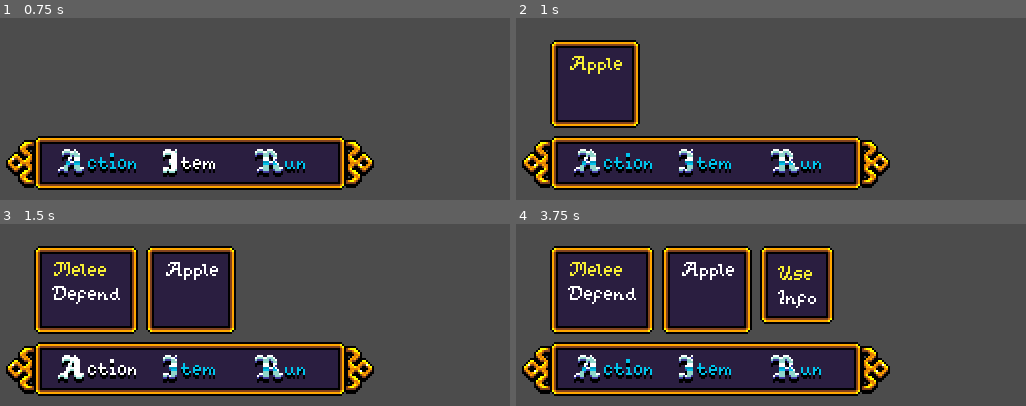
Above: before the commit, frames 1-4 (two rows, left to right).
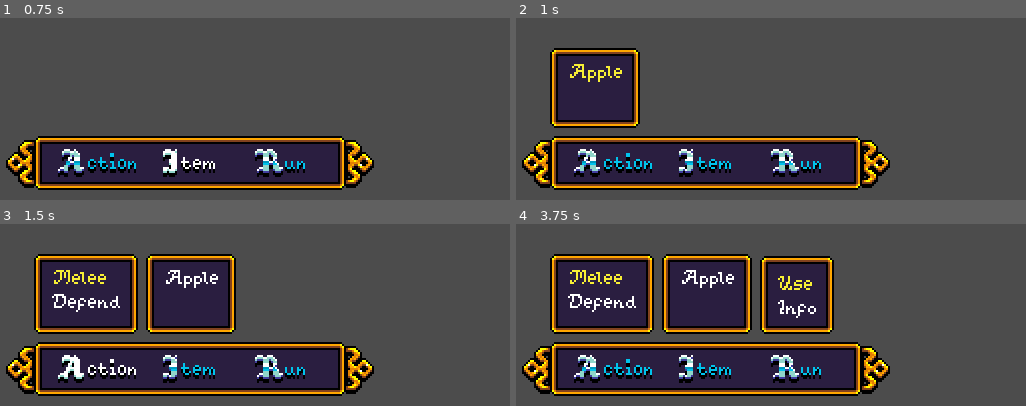
Above: after the commit, the same moments.

Repository: apiotrowski255/westwick
Game: Godot game, scene res://UI/BattleMenuManager.tscn
Same seed, same stepped clock (60 frames per second), same inputs: the game is played once before the commit and once after it. This scene is started directly instead of the project's main scene.
Inputs (mouse positions are in pixels of both pictures, inside the frame that each line leads up to):
- Up to frame 1 (0.75 s): tap Enter (ui_accept) at 0.5 s; hold Right (ui_right) from 0.53 s (still down)
- Up to frame 2 (1 s): keep holding Right (ui_right); tap Enter (ui_accept) at 0.77 s
- Up to frame 3 (1.5 s): release Right (ui_right) at 1.25 s; click (96, 369) at 1.25 s
- Up to frame 4 (3.75 s): click (704, 369) at 2 s; click (796, 369) at 2.75 s; click "Melee" at 3.5 s

Frame 1 is identical in both runs. In frame 2, 1.9% of the frame differs, in the area x 6-25%, y 12-36%; in frame 3, 4.7%; in frame 4, 8.1%, in the area x 6-63%, y 12-61%.

Commit message:
adding info menu

Diff:
--- a/BattleActions/BattleAction.gd
+++ b/BattleActions/BattleAction.gd
@@ -2,3 +2,4 @@
 class_name BattleAction
 
 export(String) var name := ""
+export(String, MULTILINE) var description := ""
--- a/BattleActions/DefendBattleAction.tres
+++ b/BattleActions/DefendBattleAction.tres
@@ -5,3 +5,4 @@
 [resource]
 script = ExtResource( 1 )
 name = "Defend"
+description = "Take half damage."
--- a/BattleActions/MeleeBattleAction.tres
+++ b/BattleActions/MeleeBattleAction.tres
@@ -5,5 +5,6 @@
 [resource]
 script = ExtResource( 1 )
 name = "Melee"
+description = "A basic melee attack."
 type = 0
 damage = 5
--- a/BattleActions/RunBattleAction.tres
+++ b/BattleActions/RunBattleAction.tres
@@ -5,3 +5,4 @@
 [resource]
 script = ExtResource( 1 )
 name = "Run"
+description = "Run from battle."
--- a/UI/BattleMenuManager.gd
+++ b/UI/BattleMenuManager.gd
@@ -4,10 +4,13 @@
 
 var uiStack := UIStack.new()
 
+var selected_resource : Resource
+
 onready var battle_menu: HBoxContainer = $"%BattleMenu"
 onready var action_list: PanelContainer = $"%ActionList"
 onready var item_list: PanelContainer = $"%ItemList"
 onready var context_menu: PanelContainer = $"%ContextMenu"
+onready var info_menu: PanelContainer = $"%InfoMenu"
 
 func _ready() -> void:
 	action_list.fill(elizabethStats.battle_actions)
@@ -30,15 +33,17 @@
 
 func _on_ActionList_resource_selected(resource : BattleAction) -> void:
 	uiStack.push(context_menu)
-	print(resource.name)
+	selected_resource = resource
 
 func _on_ItemList_resource_selected(resource : Item) -> void:
 	uiStack.push(context_menu)
-	print(resource.name)
+	selected_resource = resource
 
 func _on_ContextMenu_option_selected(option : int) -> void:
 	match option:
 		ContextMenu.USE:
 			print("use")
 		ContextMenu.INFO:
-			print("info")
+			if selected_resource is Item or selected_resource is BattleAction:
+				info_menu.text = selected_resource.description
+				uiStack.push(info_menu)
--- a/UI/BattleMenuManager.tscn
+++ b/UI/BattleMenuManager.tscn
@@ -1,9 +1,10 @@
-[gd_scene load_steps=5 format=2]
+[gd_scene load_steps=6 format=2]
 
 [ext_resource path="res://UI/BattleMenuManager.gd" type="Script" id=1]
 [ext_resource path="res://UI/BattleMenu.tscn" type="PackedScene" id=2]
 [ext_resource path="res://UI/ScrollList.tscn" type="PackedScene" id=3]
 [ext_resource path="res://UI/ContextMenu.tscn" type="PackedScene" id=4]
+[ext_resource path="res://UI/InfoMenu.tscn" type="PackedScene" id=5]
 
 [node name="BattleMenuManager" type="Control"]
 anchor_right = 1.0
@@ -28,19 +29,26 @@
 visible = false
 margin_right = 18.0
 margin_bottom = 44.0
+size_flags_vertical = 8
 
 [node name="ItemList" parent="BattleMenu/SubmenuPosition/MenuContainer" instance=ExtResource( 3 )]
 unique_name_in_owner = true
 visible = false
 margin_right = 18.0
 margin_bottom = 44.0
+size_flags_vertical = 8
 
 [node name="ContextMenu" parent="BattleMenu/SubmenuPosition/MenuContainer" instance=ExtResource( 4 )]
 unique_name_in_owner = true
 visible = false
 margin_right = 37.0
 margin_bottom = 44.0
-size_flags_vertical = 0
+size_flags_vertical = 8
+
+[node name="InfoMenu" parent="BattleMenu/SubmenuPosition/MenuContainer" instance=ExtResource( 5 )]
+unique_name_in_owner = true
+visible = false
+margin_bottom = 44.0
 
 [connection signal="menu_option_selected" from="BattleMenu" to="." method="_on_BattleMenu_menu_option_selected"]
 [connection signal="resource_selected" from="BattleMenu/SubmenuPosition/MenuContainer/ActionList" to="." method="_on_ActionList_resource_selected"]
--- /dev/null
+++ b/UI/InfoMenu.gd
@@ -0,0 +1,9 @@
+extends PanelContainer
+
+onready var rich_text_label: RichTextLabel = $"%RichTextLabel"
+
+var text := "" setget set_text
+
+func set_text(value: String) -> void:
+	text = value
+	rich_text_label.text = text
--- /dev/null
+++ b/UI/InfoMenu.tscn
@@ -0,0 +1,30 @@
+[gd_scene load_steps=3 format=2]
+
+[ext_resource path="res://UI/DefaultTheme.tres" type="Theme" id=1]
+[ext_resource path="res://UI/InfoMenu.gd" type="Script" id=2]
+
+[node name="InfoMenu" type="PanelContainer"]
+margin_right = 112.0
+margin_bottom = 28.0
+rect_min_size = Vector2( 112, 0 )
+theme = ExtResource( 1 )
+script = ExtResource( 2 )
+
+[node name="MarginContainer" type="MarginContainer" parent="."]
+margin_left = 4.0
+margin_top = 4.0
+margin_right = 108.0
+margin_bottom = 24.0
+custom_constants/margin_right = 4
+custom_constants/margin_top = 4
+custom_constants/margin_left = 6
+custom_constants/margin_bottom = 4
+
+[node name="RichTextLabel" type="RichTextLabel" parent="MarginContainer"]
+unique_name_in_owner = true
+margin_left = 6.0
+margin_top = 4.0
+margin_right = 100.0
+margin_bottom = 16.0
+text = "Here is some info"
+fit_content_height = true
